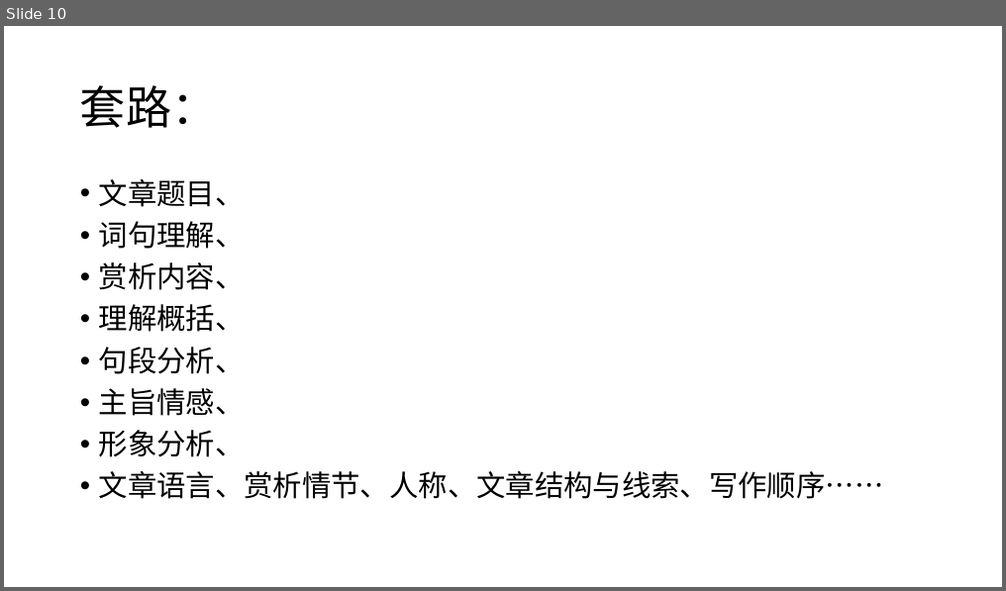
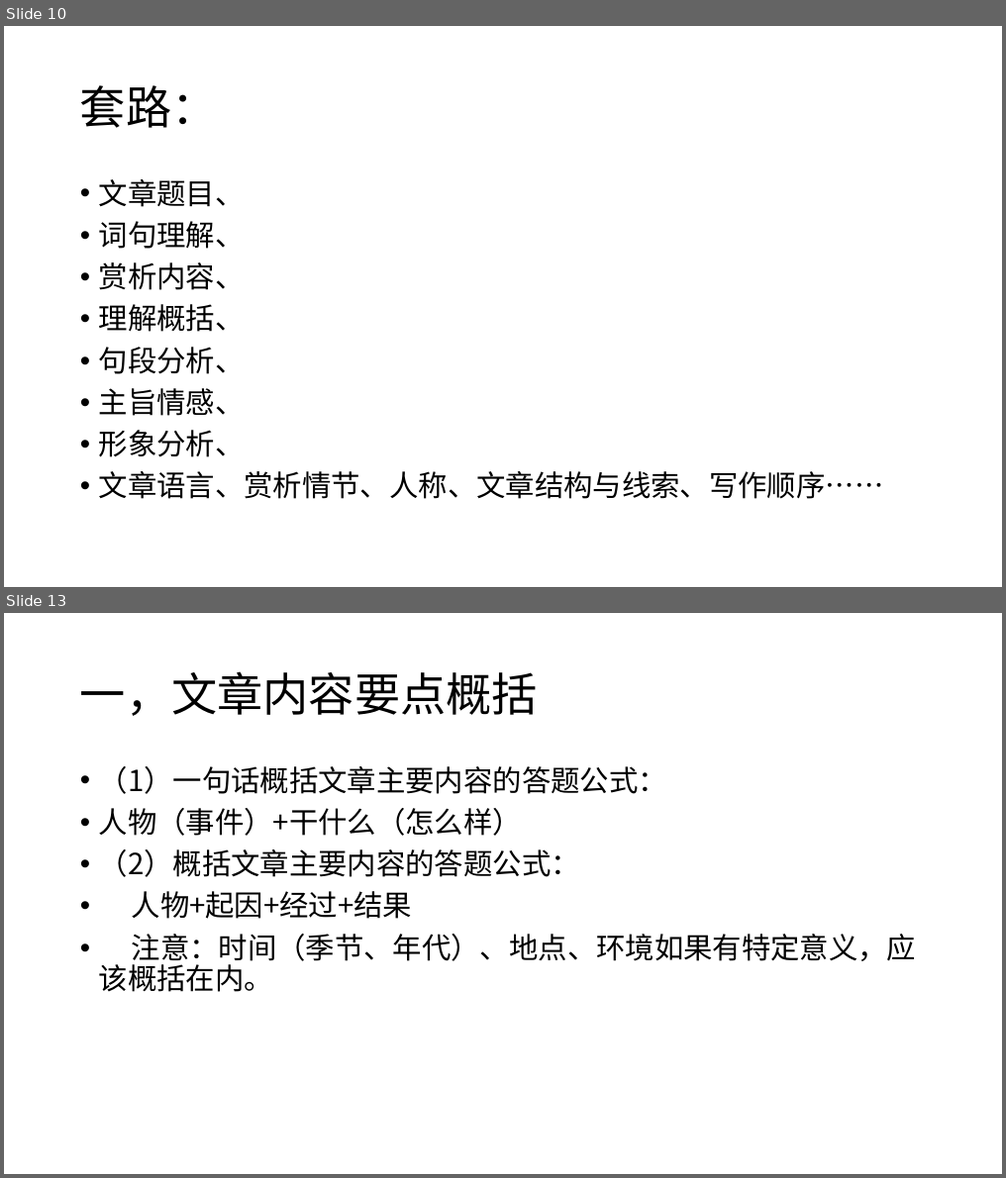
Before and after one commit to GY-feng/Notes, a slide deck: 备课-语文/PPT/文学类阅读.pptx. Shown one above the other, each under a label of ours: slide 10 before the commit, slides 10 and 13 after it; the slides between them are not shown. The pictures are 1006x591 and 1006x1178 pixels, drawn with LibreOffice and Linux fonts; fonts in the diff are those of the drawing. Boxes give left, top, right and bottom in pixels: in the first picture for what was removed or moved away, otherwise in the second. Text is boxed around its words. In the diff, an @@ line names an element or a change of style, - is before the commit and + after.

```diff
--- a/备课-语文/PPT/文学类阅读.pptx
+++ b/备课-语文/PPT/文学类阅读.pptx
@@ slide 13 added at [4,613,1002,1174], background #FFFFFF @@
@@ title added at [80,671,538,716], 44 pt, text #000000 @@
+一，文章内容要点概括
@@ text added at [99,766,917,992], 28 pt, text #000000 @@
+• （1）一句话概括文章主要内容的答题公式：
+• 人物（事件）+干什么（怎么样）
+• （2）概括文章主要内容的答题公式：
+• 人物+起因+经过+结果
+• 注意：时间（季节、年代）、地点、环境如果有特定意义，应该概括在内。
```
Also in this commit, not shown: 32 other slides added, 1 other file.
